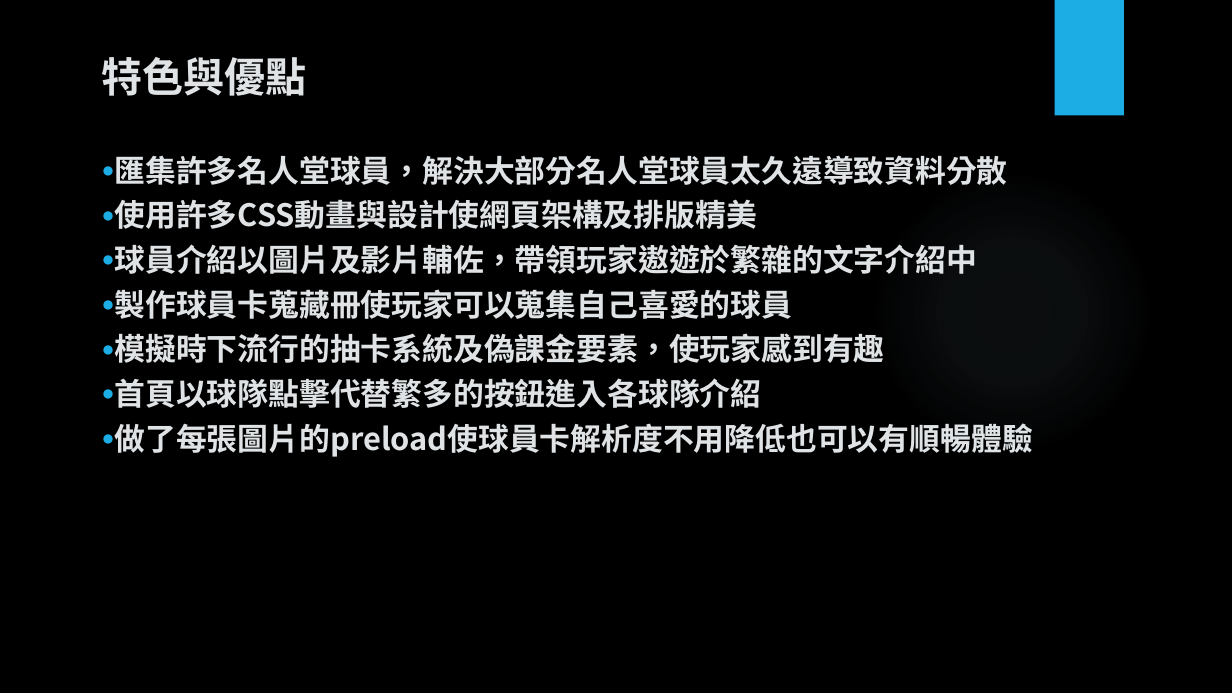
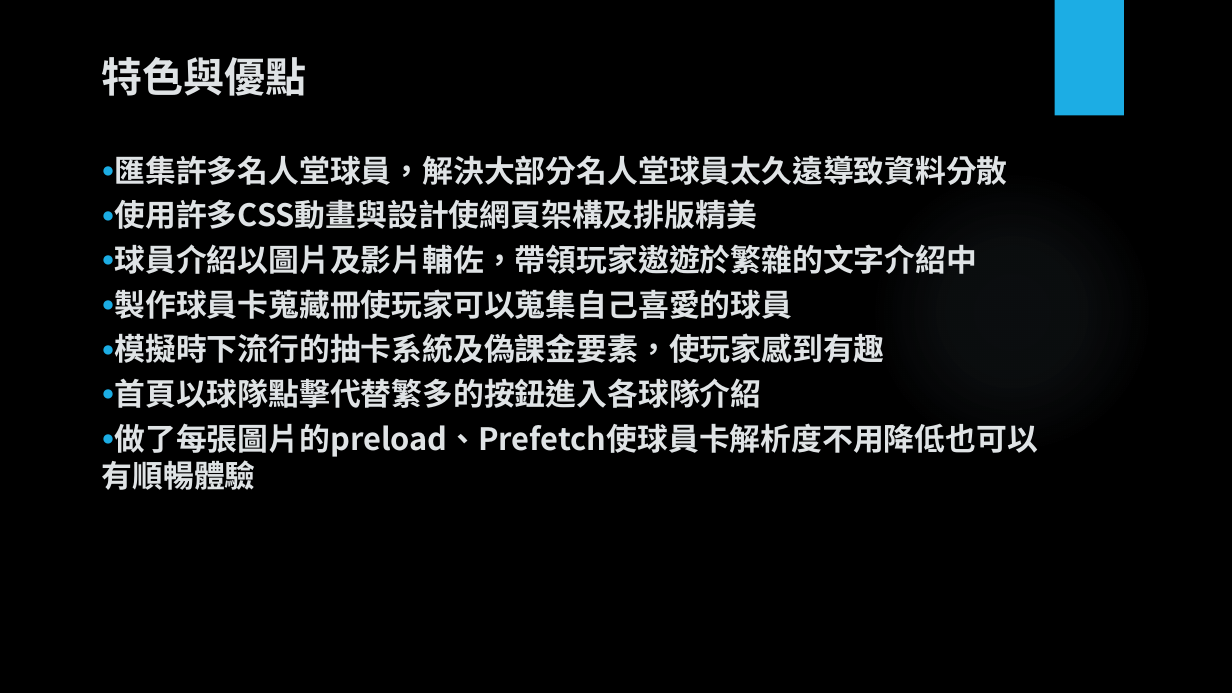
Before and after one commit to allen3325/WebClassProject, a slide deck: slide 5 of NBA名人堂介紹網頁-說明文件.pptx. Drawn at 1232x693 pixels with LibreOffice and Linux fonts; fonts in the diff are those of the drawing; background and template pictures are left out. Boxes give left, top, right and bottom in pixels: in the first picture for what was removed or moved away, otherwise in the second. Text is boxed around its words. In the diff, an @@ line names an element or a change of style, - is before the commit and + after.

```diff
--- a/NBA名人堂介紹網頁-說明文件.pptx
+++ b/NBA名人堂介紹網頁-說明文件.pptx
@@ text at bbox=[115, 423, 1038, 457]: text changed @@
-● 做了每張圖片的preload使球員卡解析度不用降低也可以有順暢體驗
+● 做了每張圖片的preload、Prefetch使球員卡解析度不用降低也可以有順暢體驗
```
Also in this commit, not shown: 1 other slide changed, 1 other file.
